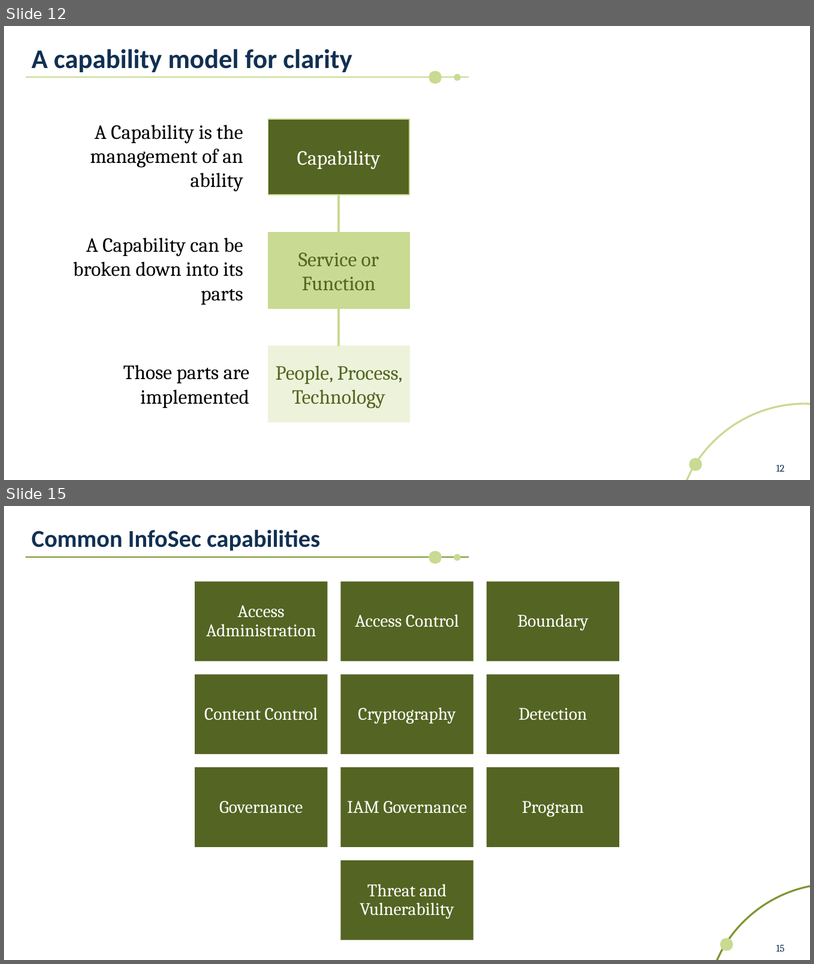
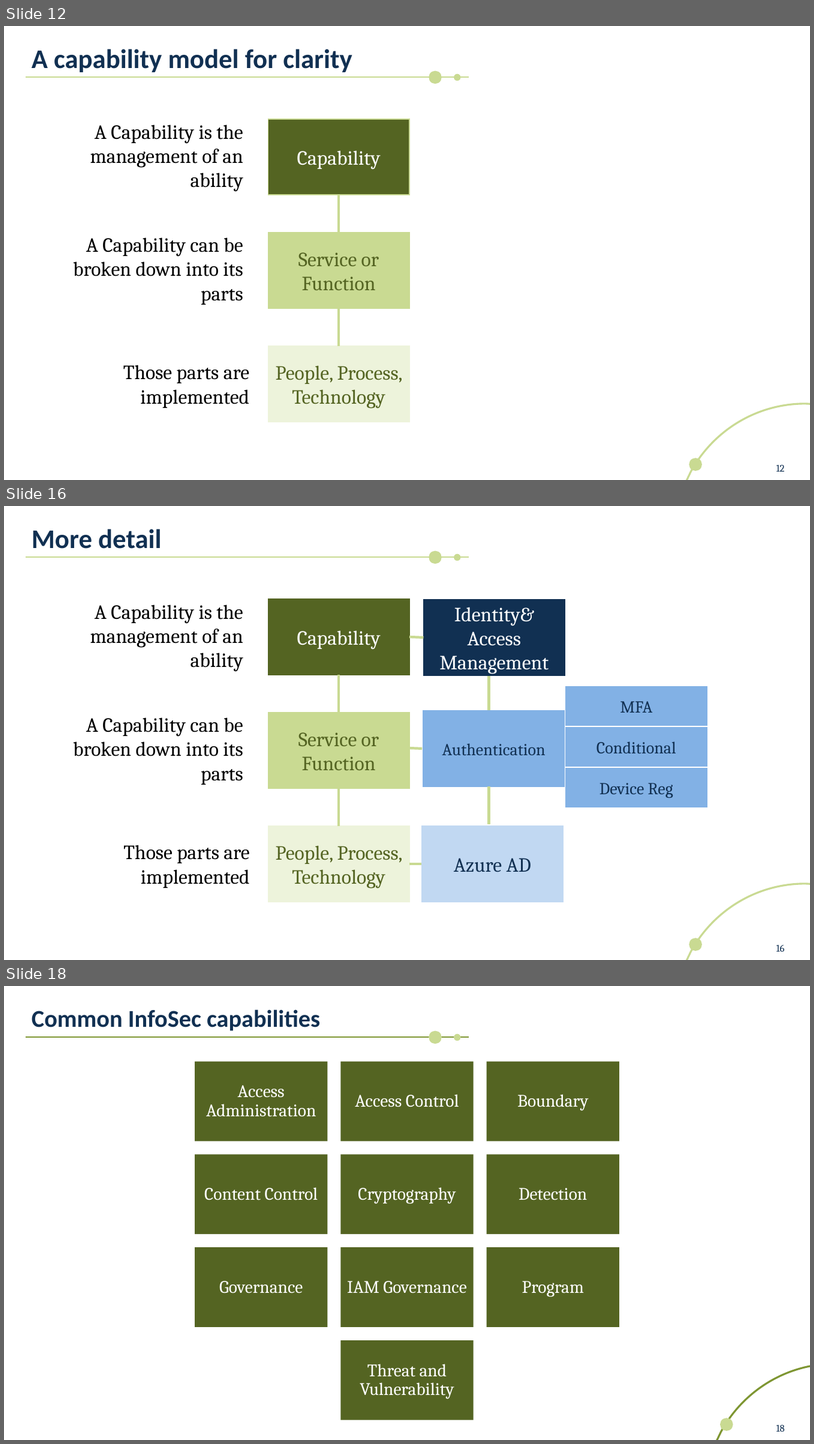
Before and after one commit to scmunk/decisions, a slide deck: MakingSecurityDecisionsLikeABoss.pptx. Shown one above the other, each under a label of ours: slides 12 and 15 before the commit, slides 12, 16 and 18 after it; the slides between them are not shown. The pictures are 814x964 and 814x1444 pixels, drawn with LibreOffice and Linux fonts; fonts in the diff are those of the drawing. Boxes give left, top, right and bottom in pixels: in the first picture for what was removed or moved away, otherwise in the second. Text is boxed around its words. In the diff, an @@ line names an element or a change of style, - is before the commit and + after.

```diff
--- a/MakingSecurityDecisionsLikeABoss.pptx
+++ b/MakingSecurityDecisionsLikeABoss.pptx
@@ slide 16 added at <box>4,506,810,960</box>, background #FFFFFF @@
@@ text added at <box>32,529,161,549</box>, 32 pt, text #113052, bold @@
+More detail
@@ line added from (26, 558) to (469, 558), #C9DA92 1.5 pt @@
@@ ellipse added at <box>429,552,441,564</box>, fill #C9DA92, outline #C9DA92 1 pt @@
@@ ellipse added at <box>455,555,461,561</box>, fill #C9DA92, outline #C9DA92 1 pt @@
@@ text added at <box>90,604,243,672</box>, 24 pt, text #000000 @@
+A Capability is the management of an ability
@@ rectangle added at <box>269,599,410,675</box>, fill #546422, outline #546422 1 pt, 24 pt, text #FFFFFF @@
+Capability
@@ rectangle added at <box>424,600,566,675</box>, fill #113052, outline #113052 1 pt, 24 pt, text #FFFFFF @@
+Identity& Access Management
@@ line added from (410, 637) to (424, 637), #C9DA92 3 pt @@
@@ line added from (339, 675) to (339, 712), #C9DA92 3 pt @@
@@ line added from (489, 673) to (489, 711), #C9DA92 3 pt @@
@@ rectangle added at <box>566,687,708,726</box>, fill #82B1E5, outline #82B1E5 1 pt, 20 pt, text #113052 @@
+MFA
@@ text added at <box>73,717,243,784</box>, 24 pt, text #000000 @@
+A Capability can be broken down into its parts
@@ rectangle added at <box>269,712,410,788</box>, fill #C9DA92, outline #C9DA92 1 pt, 24 pt, text #546422 @@
+Service or Function
@@ rectangle added at <box>423,711,565,786</box>, fill #82B1E5, outline #82B1E5 1 pt, 20 pt, text #113052 @@
+Authentication
@@ rectangle added at <box>566,727,708,766</box>, fill #82B1E5, outline #82B1E5 1 pt, 20 pt, text #113052 @@
+Conditional
@@ line added from (408, 748) to (423, 748), #C9DA92 3 pt @@
@@ rectangle added at <box>566,769,708,807</box>, fill #82B1E5, outline #82B1E5 1 pt, 20 pt, text #113052 @@
+Device Reg
@@ line added from (339, 788) to (339, 826), #C9DA92 3 pt @@
@@ line added from (489, 786) to (489, 824), #C9DA92 3 pt @@
@@ rectangle added at <box>269,826,410,901</box>, fill #EDF3DB, outline #EDF3DB 1 pt, 24 pt, text #546422 @@
+People, Process, Technology
@@ rectangle added at <box>422,826,564,901</box>, fill #C1D8F2, outline #C1D8F2 1 pt, 24 pt, text #113052 @@
+Azure AD
@@ text added at <box>123,844,250,888</box>, 24 pt, text #000000 @@
+Those parts are implemented
@@ line added from (410, 864) to (422, 864), #C9DA92 3 pt @@
@@ freeform shape added at <box>686,883,810,960</box>, outline #C9DA92 2.25 pt @@
@@ ellipse added at <box>690,938,702,950</box>, fill #C9DA92, outline #C9DA92 1 pt @@
@@ page number added at <box>777,945,785,951</box>, 12 pt, text #113052 @@
+16
@@ what was slide 15 is now slide 18 @@
@@ page number at <box>777,1424,785,1431</box>: text changed @@
-15
+18
```
Also in this commit, not shown: 4 slides changed, 3 other slides added, 1 other file.
